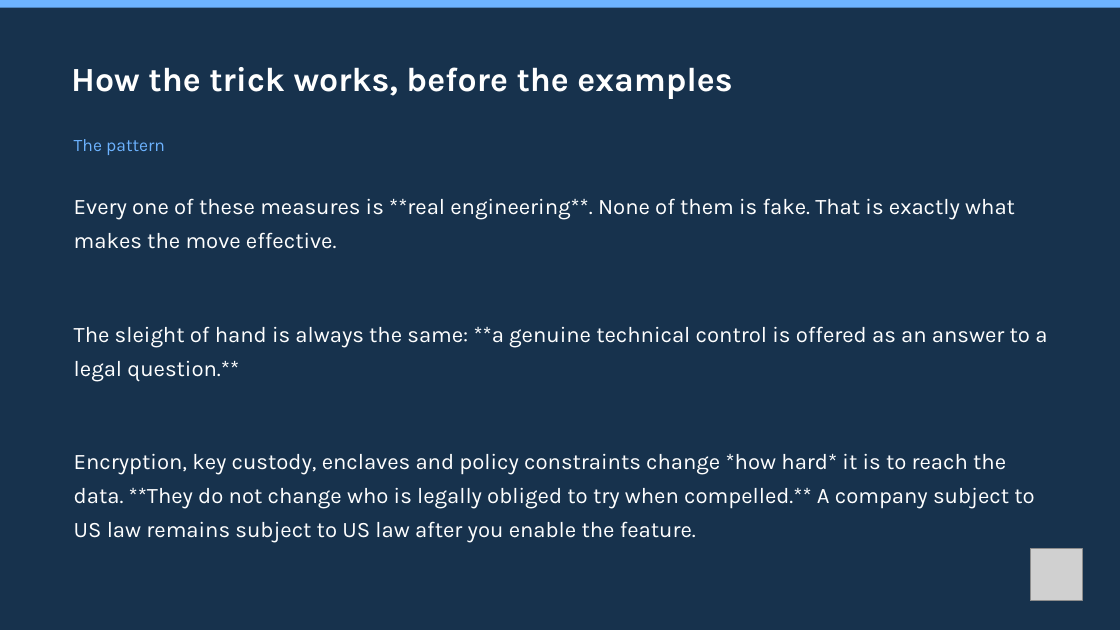
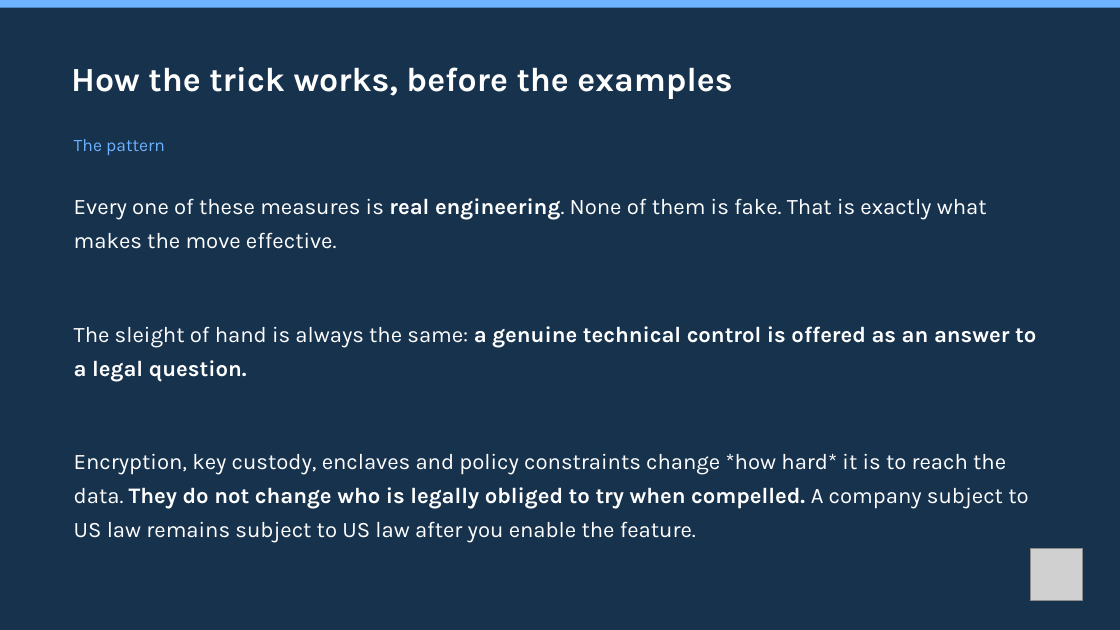
Before and after one commit to mxmap-it/osservatorio-nazionale-sovranita-digitale, a slide deck: slide 29 of static/slide/sfscon-2026-mxmap-italia.pptx. Drawn at 1120x630 pixels with LibreOffice and Linux fonts; fonts in the diff are those of the drawing; grey boxes stand for pictures. Boxes give left, top, right and bottom in pixels: in the first picture for what was removed or moved away, otherwise in the second. Text is boxed around its words. In the diff, an @@ line names an element or a change of style, - is before the commit and + after.

```diff
--- a/static/slide/sfscon-2026-mxmap-italia.pptx
+++ b/static/slide/sfscon-2026-mxmap-italia.pptx
@@ text at bbox=[74, 198, 1036, 543]: text changed @@
-Every one of these measures is **real engineering**. None of them is fake. That is exactly what makes the move effective.
-The sleight of hand is always the same: **a genuine technical control is offered as an answer to a legal question.**
-Encryption, key custody, enclaves and policy constraints change *how hard* it is to reach the data. **They do not change who is legally obliged to try when compelled.** A company subject to US law remains subject to US law after you enable the feature.
+Every one of these measures is real engineering. None of them is fake. That is exactly what makes the move effective.
+The sleight of hand is always the same: a genuine technical control is offered as an answer to a legal question.
+Encryption, key custody, enclaves and policy constraints change *how hard* it is to reach the data. They do not change who is legally obliged to try when compelled. A company subject to US law remains subject to US law after you enable the feature.
```
Also in this commit, not shown: 15 other slides changed, 1 slide added, 5 other files.
